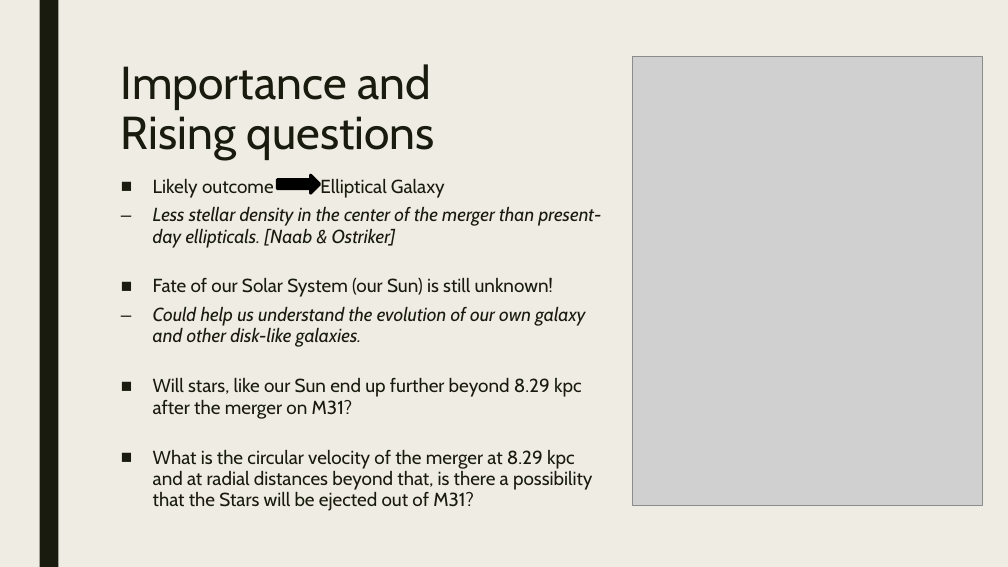
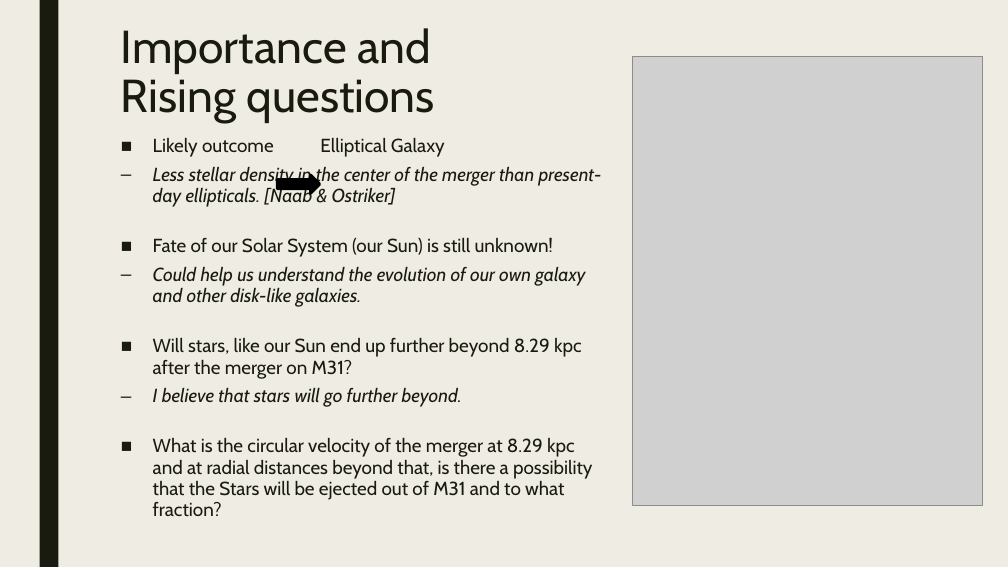
Before and after one commit to fridajau/ASTR400B_jauregui, a slide deck: slide 6 of researchassignment/Presentation.pptx. Drawn at 1008x567 pixels with LibreOffice and Linux fonts; fonts in the diff are those of the drawing; grey boxes stand for pictures. Boxes give left, top, right and bottom in pixels: in the first picture for what was removed or moved away, otherwise in the second. Text is boxed around its words. In the diff, an @@ line names an element or a change of style, - is before the commit and + after.

Commit message:
adding pp

```diff
--- a/researchassignment/Presentation.pptx
+++ b/researchassignment/Presentation.pptx
@@ title "Importance and Rising questions" moved from (x1=121, y1=64, x2=434, y2=160) to (x1=121, y1=28, x2=434, y2=123) @@
@@ text "Likely outcome Elliptical Galaxy" moved from (x1=153, y1=179, x2=602, y2=511) to (x1=153, y1=138, x2=602, y2=516) @@
@@ text at (x1=153, y1=388, x2=592, y2=516): text changed @@
-    ■ What is the circular velocity of the merger at 8.29 kpc and at radial distances beyond that, is there a possibility that the Stars will be ejected out of M31?
+      – I believe that stars will go further beyond.
+    ■ What is the circular velocity of the merger at 8.29 kpc and at radial distances beyond that, is there a possibility that the Stars will be ejected out of M31 and to what fraction?
```
